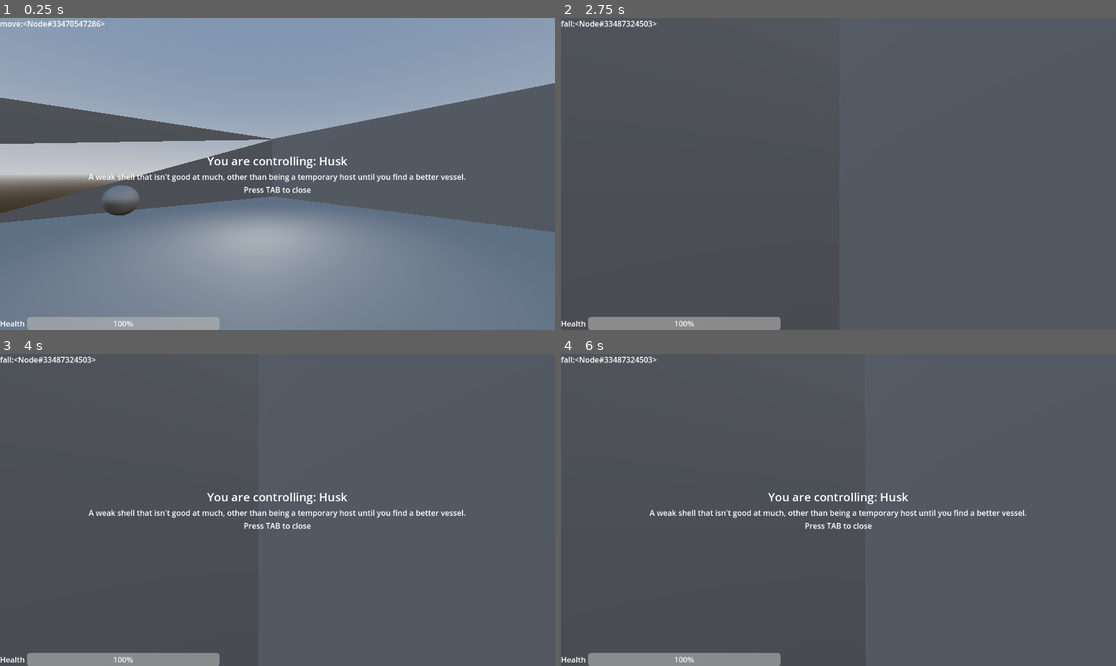
Above: before the commit, frames 1-4 (two rows, left to right).
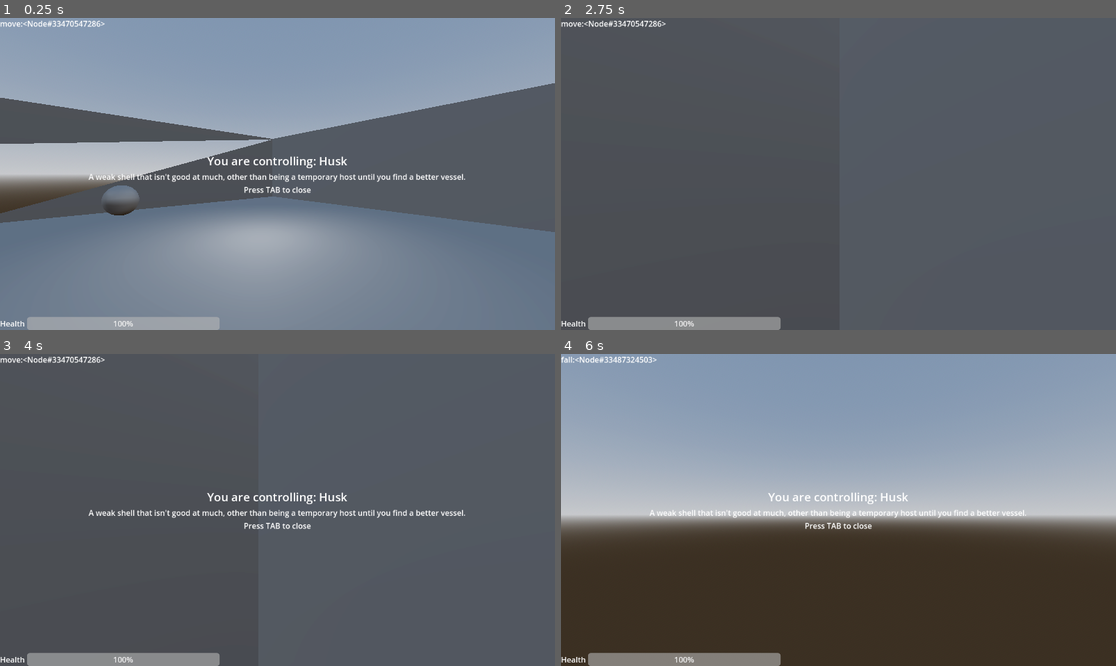
Above: after the commit, the same moments.

Repository: city-high-rider/soulswap
Game: Godot game, scene res://test_level.tscn
The game is run twice, just before and just after one commit, with the same random seed, the same clock (stepped at 60 frames per second) and the same inputs.
Inputs (mouse positions are in pixels of both pictures, inside the frame that each line leads up to):
- Up to frame 1 (0.25 s): no input
- Up to frame 2 (2.75 s): move the mouse to (866, 174) at 0.52 s; hold W (forward) from 0.53 s (still down); tap F (possess) at 0.6, 2.1 s; tap Space (jump) at 0.77, 1.52 s; move the mouse to (810, 174) at 1.27 s; tap Tab (toggle_info) at 1.35 s; move the mouse to (849, 167) at 2.02 s
- Up to frame 3 (4 s): keep holding W (forward); move the mouse to (271, 516) at 2.77 s; tap Tab (toggle_info) at 2.85 s; tap Space (jump) at 3.02, 3.77 s; tap Enter at 3.5 s; move the mouse to (316, 513) at 3.52 s; tap F (possess) at 3.6 s
- Up to frame 4 (6 s): tap Space (jump) at 4.25, 4.52, 5.75 s; move the mouse to (794, 506) at 4.27 s; tap Tab (toggle_info) at 4.35, 5.85 s; tap Enter at 5 s; move the mouse to (844, 510) at 5.02 s; tap F (possess) at 5.1 s; move the mouse to (816, 503) at 5.77 s; release W (forward) at 5.78 s; hold D (right) from 5.78 s (still down)

The runs differ from the first frame. In frame 2, 0.2% of the frame differs, in the area x 0-19%, y 0-3%; in frame 3, 0.2%; in frame 4, 97%, in the area x 0-100%, y 0-100%.

Commit message:
fix bug in ai movement

Diff:
--- a/ghosts/Pursue.gd
+++ b/ghosts/Pursue.gd
@@ -7,12 +7,13 @@
 # What's our target? Hard coded for now
 @export var target : Shell
 
-func handle_physics(_delta: float) -> void:
+func handle_physics(delta: float) -> void:
 	var current_location : Vector3 = user.global_transform.origin
 	var next_location : Vector3 = nav_agent.get_next_path_position()
 	# Where we're going to go is our velocity times the basis. So we need to multiply by inverse basis when we are converting to inputs.
-	var next_velocity : Vector3 = (next_location - current_location) * user.global_transform.basis.inverse()
-	user.input_direction = Vector2(-next_velocity.x, next_velocity.z).normalized()
+	var next_velocity : Vector3 = (next_location - current_location) * user.transform.basis.inverse()
+	user.input_direction = Vector2(next_velocity.x, -next_velocity.z).normalized()
+
 
 
 func _on_target_update_timer_timeout():
--- a/test_level.tscn
+++ b/test_level.tscn
@@ -109,7 +109,7 @@
 [node name="PlayerGhost" parent="Husk" instance=ExtResource("2_6lav1")]
 
 [node name="Roller" parent="." node_paths=PackedStringArray("ghost") instance=ExtResource("4_kohc7")]
-transform = Transform3D(-4.37114e-08, 0, -1, 0, 1, 0, 1, 0, -4.37114e-08, -4.38906, 1.17479, 2.44237)
+transform = Transform3D(0.965926, 0, -0.258819, 0, 1, 0, 0.258819, 0, 0.965926, -4.38906, 1.17479, 2.44237)
 ghost = NodePath("RollerGhost")
 
 [node name="RollerGhost" parent="Roller" instance=ExtResource("2_cw06x")]
